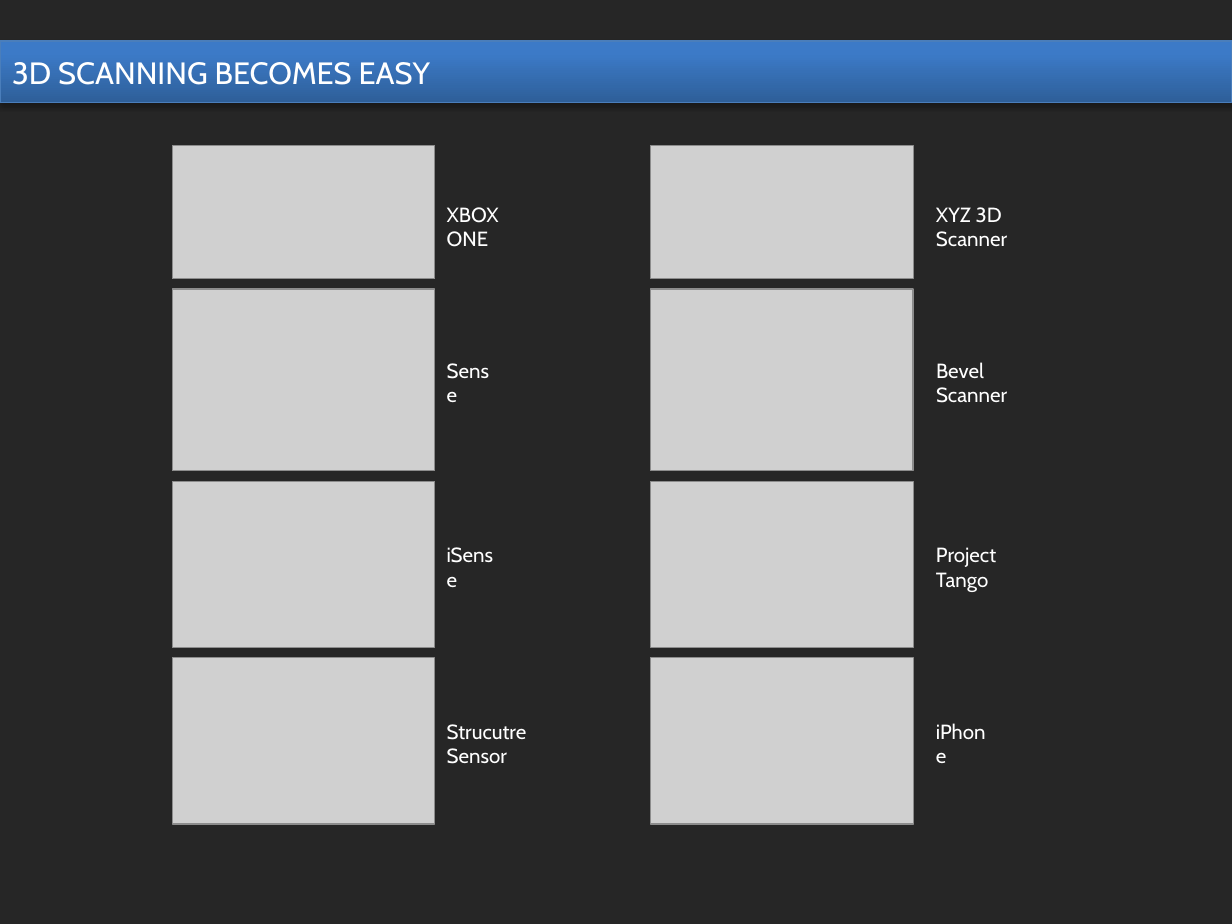
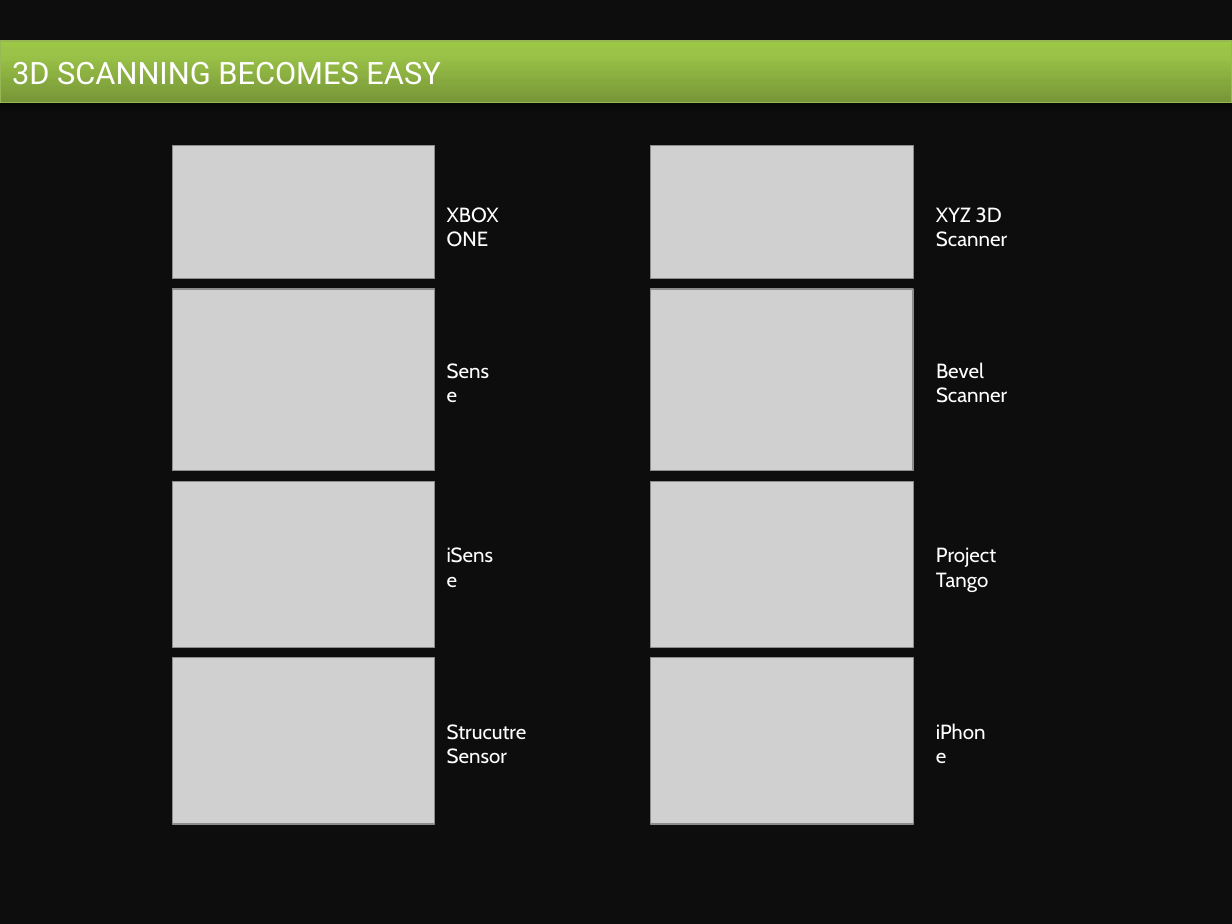
Before and after one commit to dongzgh/visplayer, a slide deck: slide 3 of docs/products/market_analysis.pptx (slide 2 before the commit). Drawn at 1232x924 pixels with LibreOffice and Linux fonts; fonts in the diff are those of the drawing; grey boxes stand for pictures. Boxes give left, top, right and bottom in pixels: in the first picture for what was removed or moved away, otherwise in the second. Text is boxed around its words. In the diff, an @@ line names an element or a change of style, - is before the commit and + after.

```diff
--- a/docs/products/market_analysis.pptx
+++ b/docs/products/market_analysis.pptx
@@ background #262626 to #0D0D0D @@
@@ rectangle "3D SCANNING BECOMES EASY" at <box>0,41,1232,102</box>: font Cabin to Roboto; fill gradient #2F5F99 to #3D7CC7 to #3A7CCB to gradient #779737 to #9BC348 to #9DC746; outline #4B7EBC 0.75 pt to #98B955 0.75 pt @@
```
Also in this commit, not shown: 1 other slide changed, 4 slides added, 1 slide removed, 2 other files.
